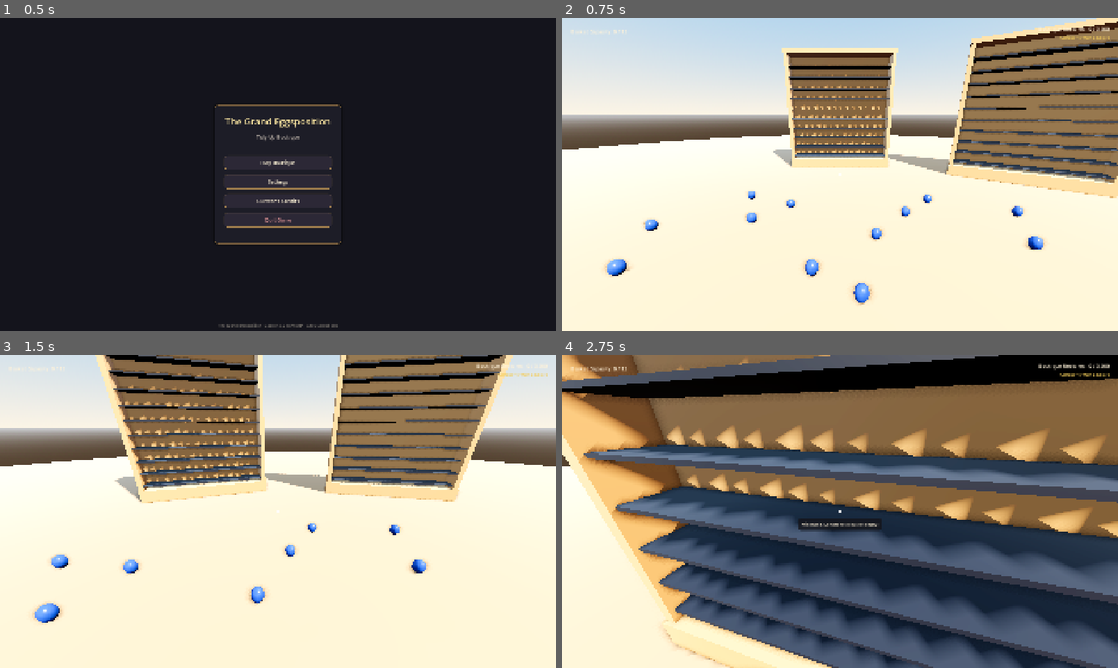
Above: before the commit, frames 1-4 (two rows, left to right).
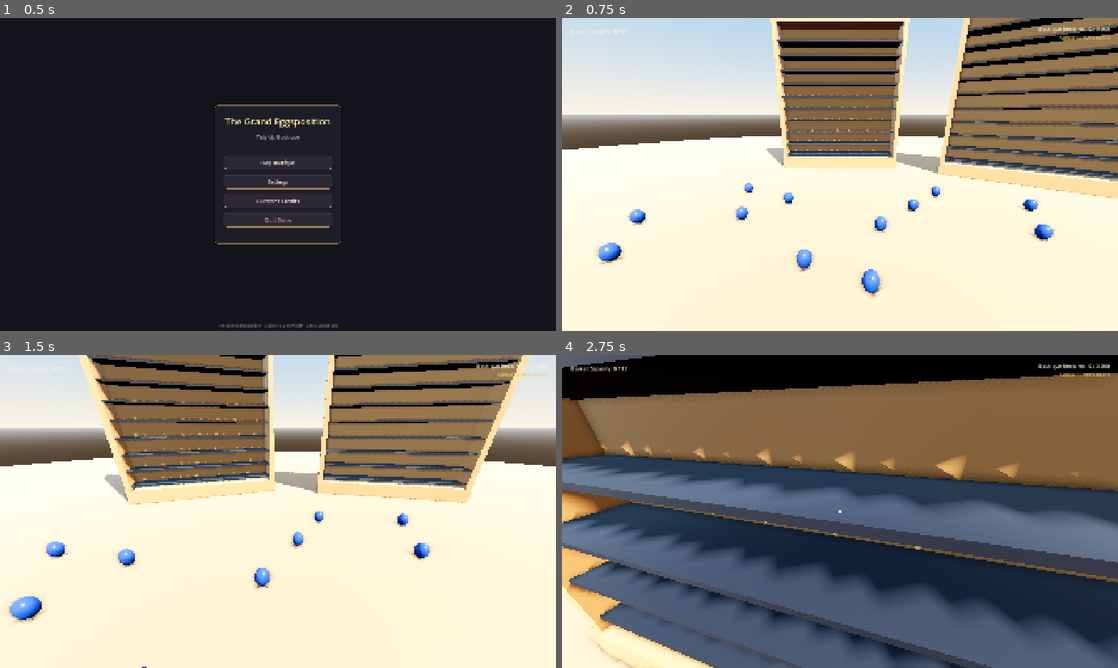
Above: after the commit, the same moments.

Repository: JS-Marinn/the-grand-eggsposition
Game: Godot game, scene res://scenes/ui/main_menu.tscn
The game is run twice, just before and just after one commit, with the same random seed, the same clock (stepped at 60 frames per second) and the same inputs.
Inputs (mouse positions are in pixels of both pictures, inside the frame that each line leads up to):
- Up to frame 1 (0.5 s): no input
- Up to frame 2 (0.75 s): click "Play Boutique" at 0.5 s
- Up to frame 3 (1.5 s): tap Enter at 1.25 s; move the mouse to (305, 511) at 1.27 s; press the mouse at (305, 511) at 1.28 s; hold W (move_forward) from 1.28 s (still down)
- Up to frame 4 (2.75 s): keep holding W (move_forward); move the mouse to (812, 511) at 2.02 s; release the mouse at (812, 511) at 2.03 s; tap Q (resonance_chime) at 2.1 s

Frame 1 is identical in both runs. In frame 2, 20% of the frame differs, in the area x 6-100%, y 0-92%; in frame 3, 20%; in frame 4, 60%, in the area x 0-100%, y 0-100%.

Commit message:
feat(physics): scale eggs to maximum record ostrich size (17cm x 22cm, 2.6kg) and expand vitrines to 3.54m x 4.02m

Diff:
--- a/scenes/atrium/showcase_unit.tscn
+++ b/scenes/atrium/showcase_unit.tscn
@@ -8,48 +8,48 @@
 
 [sub_resource type="BoxMesh" id="BoxMesh_back"]
 material = SubResource("StandardMaterial3D_oak")
-size = Vector3(3.04, 2.92, 0.05)
+size = Vector3(3.50, 3.58, 0.06)
 
 [sub_resource type="BoxMesh" id="BoxMesh_pillar"]
 material = SubResource("StandardMaterial3D_oak")
-size = Vector3(0.10, 2.92, 0.44)
+size = Vector3(0.12, 3.58, 0.52)
 
 [sub_resource type="BoxMesh" id="BoxMesh_plinth"]
 material = SubResource("StandardMaterial3D_oak")
-size = Vector3(3.08, 0.28, 0.50)
+size = Vector3(3.54, 0.32, 0.58)
 
 [sub_resource type="BoxMesh" id="BoxMesh_crown"]
 material = SubResource("StandardMaterial3D_oak")
-size = Vector3(3.08, 0.10, 0.48)
+size = Vector3(3.54, 0.12, 0.56)
 
 [sub_resource type="BoxShape3D" id="BoxShape3D_interaction"]
-size = Vector3(3.3, 3.3, 1.1)
+size = Vector3(3.8, 4.0, 1.3)
 
 [node name="ShowcaseUnit" type="Node3D"]
 script = ExtResource("1_showcase_script")
 
 [node name="BackPanel" type="MeshInstance3D" parent="."]
-transform = Transform3D(1, 0, 0, 0, 1, 0, 0, 0, 1, 0, 1.74, -0.20)
+transform = Transform3D(1, 0, 0, 0, 1, 0, 0, 0, 1, 0, 2.11, -0.24)
 mesh = SubResource("BoxMesh_back")
 
 [node name="PillarLeft" type="MeshInstance3D" parent="."]
-transform = Transform3D(1, 0, 0, 0, 1, 0, 0, 0, 1, -1.48, 1.74, 0)
+transform = Transform3D(1, 0, 0, 0, 1, 0, 0, 0, 1, -1.71, 2.11, 0)
 mesh = SubResource("BoxMesh_pillar")
 
 [node name="PillarRight" type="MeshInstance3D" parent="."]
-transform = Transform3D(1, 0, 0, 0, 1, 0, 0, 0, 1, 1.48, 1.74, 0)
+transform = Transform3D(1, 0, 0, 0, 1, 0, 0, 0, 1, 1.71, 2.11, 0)
 mesh = SubResource("BoxMesh_pillar")
 
 [node name="PlinthBase" type="MeshInstance3D" parent="."]
-transform = Transform3D(1, 0, 0, 0, 1, 0, 0, 0, 1, 0, 0.14, 0)
+transform = Transform3D(1, 0, 0, 0, 1, 0, 0, 0, 1, 0, 0.16, 0)
 mesh = SubResource("BoxMesh_plinth")
 
 [node name="CrownTop" type="MeshInstance3D" parent="."]
-transform = Transform3D(1, 0, 0, 0, 1, 0, 0, 0, 1, 0, 3.25, 0)
+transform = Transform3D(1, 0, 0, 0, 1, 0, 0, 0, 1, 0, 3.96, 0)
 mesh = SubResource("BoxMesh_crown")
 
 [node name="InteractionArea" type="Area3D" parent="."]
-transform = Transform3D(1, 0, 0, 0, 1, 0, 0, 0, 1, 0, 1.65, 0)
+transform = Transform3D(1, 0, 0, 0, 1, 0, 0, 0, 1, 0, 2.05, 0)
 collision_layer = 1
 collision_mask = 2
 
--- a/scenes/main/game.tscn
+++ b/scenes/main/game.tscn
@@ -76,40 +76,40 @@
 [node name="EggsOnFloor" type="Node3D" parent="."]
 
 [node name="Egg_Lapis_01" parent="EggsOnFloor" instance=ExtResource("4_egg_scene")]
-transform = Transform3D(1, 0, 0, 0, 1, 0, 0, 0, 1, -1.4, 0.25, -2.6)
+transform = Transform3D(1, 0, 0, 0, 1, 0, 0, 0, 1, -1.6, 0.28, -2.7)
 
 [node name="Egg_Lapis_02" parent="EggsOnFloor" instance=ExtResource("4_egg_scene")]
-transform = Transform3D(1, 0, 0, 0, 1, 0, 0, 0, 1, -0.9, 0.25, -3.1)
+transform = Transform3D(1, 0, 0, 0, 1, 0, 0, 0, 1, -1.0, 0.28, -3.3)
 
 [node name="Egg_Lapis_03" parent="EggsOnFloor" instance=ExtResource("4_egg_scene")]
-transform = Transform3D(1, 0, 0, 0, 1, 0, 0, 0, 1, -1.8, 0.25, -3.5)
+transform = Transform3D(1, 0, 0, 0, 1, 0, 0, 0, 1, -2.0, 0.28, -3.8)
 
 [node name="Egg_Lapis_04" parent="EggsOnFloor" instance=ExtResource("4_egg_scene")]
-transform = Transform3D(1, 0, 0, 0, 1, 0, 0, 0, 1, 0.5, 0.25, -2.2)
+transform = Transform3D(1, 0, 0, 0, 1, 0, 0, 0, 1, 0.6, 0.28, -2.4)
 
 [node name="Egg_Lapis_05" parent="EggsOnFloor" instance=ExtResource("4_egg_scene")]
-transform = Transform3D(1, 0, 0, 0, 1, 0, 0, 0, 1, 1.1, 0.25, -2.8)
+transform = Transform3D(1, 0, 0, 0, 1, 0, 0, 0, 1, 1.3, 0.28, -3.0)
 
 [node name="Egg_Lapis_06" parent="EggsOnFloor" instance=ExtResource("4_egg_scene")]
-transform = Transform3D(1, 0, 0, 0, 1, 0, 0, 0, 1, 1.7, 0.25, -3.3)
+transform = Transform3D(1, 0, 0, 0, 1, 0, 0, 0, 1, 2.0, 0.28, -3.6)
 
 [node name="Egg_Lapis_07" parent="EggsOnFloor" instance=ExtResource("4_egg_scene")]
-transform = Transform3D(1, 0, 0, 0, 1, 0, 0, 0, 1, -2.4, 0.25, -1.6)
+transform = Transform3D(1, 0, 0, 0, 1, 0, 0, 0, 1, -2.7, 0.28, -1.8)
 
 [node name="Egg_Lapis_08" parent="EggsOnFloor" instance=ExtResource("4_egg_scene")]
-transform = Transform3D(1, 0, 0, 0, 1, 0, 0, 0, 1, -2.8, 0.25, -2.4)
+transform = Transform3D(1, 0, 0, 0, 1, 0, 0, 0, 1, -3.2, 0.28, -2.6)
 
 [node name="Egg_Lapis_09" parent="EggsOnFloor" instance=ExtResource("4_egg_scene")]
-transform = Transform3D(1, 0, 0, 0, 1, 0, 0, 0, 1, 2.5, 0.25, -2.0)
+transform = Transform3D(1, 0, 0, 0, 1, 0, 0, 0, 1, 2.8, 0.28, -2.2)
 
 [node name="Egg_Lapis_10" parent="EggsOnFloor" instance=ExtResource("4_egg_scene")]
-transform = Transform3D(1, 0, 0, 0, 1, 0, 0, 0, 1, 3.0, 0.25, -2.8)
+transform = Transform3D(1, 0, 0, 0, 1, 0, 0, 0, 1, 3.4, 0.28, -3.0)
 
 [node name="Egg_Lapis_11" parent="EggsOnFloor" instance=ExtResource("4_egg_scene")]
-transform = Transform3D(1, 0, 0, 0, 1, 0, 0, 0, 1, -0.3, 0.25, -1.6)
+transform = Transform3D(1, 0, 0, 0, 1, 0, 0, 0, 1, -0.4, 0.28, -1.7)
 
 [node name="Egg_Lapis_12" parent="EggsOnFloor" instance=ExtResource("4_egg_scene")]
-transform = Transform3D(1, 0, 0, 0, 1, 0, 0, 0, 1, 0.2, 0.25, -1.3)
+transform = Transform3D(1, 0, 0, 0, 1, 0, 0, 0, 1, 0.3, 0.28, -1.4)
 
 [node name="CanvasLayer" type="CanvasLayer" parent="."]
 
--- a/scenes/props/egg_actor.tscn
+++ b/scenes/props/egg_actor.tscn
@@ -8,17 +8,17 @@
 
 [sub_resource type="SphereMesh" id="SphereMesh_egg"]
 material = SubResource("StandardMaterial3D_egg")
-radius = 0.07
-height = 0.18
+radius = 0.085
+height = 0.22
 
 [sub_resource type="CapsuleShape3D" id="CapsuleShape3D_egg"]
-radius = 0.07
-height = 0.18
+radius = 0.085
+height = 0.22
 
 [node name="EggActor" type="RigidBody3D"]
 collision_layer = 1
 collision_mask = 3
-mass = 1.4
+mass = 2.6
 script = ExtResource("1_egg_script")
 
 [node name="MeshInstance3D" type="MeshInstance3D" parent="."]
--- a/scripts/environment/egg_actor.gd
+++ b/scripts/environment/egg_actor.gd
@@ -22,15 +22,15 @@
 	can_sleep = true
 	linear_damp = 2.0
 	angular_damp = 3.0
-	mass = 1.4 # Authentic ostrich egg weight (~1.4 kg)
+	mass = 2.6 # Record maximum ostrich egg weight (~2.6 kg)
 
 	# Reuse existing mesh instance or create procedural egg-shaped mesh
 	mesh_instance = get_node_or_null("MeshInstance3D")
 	if not mesh_instance:
 		mesh_instance = MeshInstance3D.new()
 		var sphere: SphereMesh = SphereMesh.new()
-		sphere.radius = 0.07 # 14 cm diameter
-		sphere.height = 0.18 # 18 cm height
+		sphere.radius = 0.085 # 17 cm diameter
+		sphere.height = 0.22 # 22 cm height
 		mesh_instance.mesh = sphere
 		add_child(mesh_instance)
 
@@ -49,8 +49,8 @@
 	if not collision_shape:
 		collision_shape = CollisionShape3D.new()
 		var capsule: CapsuleShape3D = CapsuleShape3D.new()
-		capsule.radius = 0.07
-		capsule.height = 0.18
+		capsule.radius = 0.085
+		capsule.height = 0.22
 		collision_shape.shape = capsule
 		add_child(collision_shape)
 
--- a/scripts/environment/showcase_unit.gd
+++ b/scripts/environment/showcase_unit.gd
@@ -34,7 +34,7 @@
 		add_child(shelves_container)
 
 		var shelf_mesh: BoxMesh = BoxMesh.new()
-		shelf_mesh.size = Vector3(2.86, 0.025, 0.38)
+		shelf_mesh.size = Vector3(3.30, 0.03, 0.46)
 
 		var velvet_mat: StandardMaterial3D = StandardMaterial3D.new()
 		velvet_mat.albedo_color = Color(0.12, 0.13, 0.18, 1.0) # Midnight navy velvet
@@ -44,7 +44,7 @@
 		for d in range(DOZENS_COUNT):
 			var mi: MeshInstance3D = MeshInstance3D.new()
 			mi.mesh = shelf_mesh
-			mi.position = Vector3(0, 0.38 + float(d) * 0.28, 0.0)
+			mi.position = Vector3(0, 0.42 + float(d) * 0.34, 0.0)
 			shelves_container.add_child(mi)
 
 func _setup_multimesh() -> void:
@@ -58,10 +58,10 @@
 		multimesh.instance_count = TOTAL_CAPACITY
 		multimesh.visible_instance_count = 0
 
-		# Ostrich egg mesh (~18 cm height, 14 cm diameter)
+		# Maximum record ostrich egg mesh (~22 cm height, 17 cm diameter)
 		var sphere: SphereMesh = SphereMesh.new()
-		sphere.radius = 0.07
-		sphere.height = 0.18
+		sphere.radius = 0.085
+		sphere.height = 0.22
 
 		var egg_mat: StandardMaterial3D = StandardMaterial3D.new()
 		egg_mat.vertex_color_use_as_albedo = true
@@ -79,9 +79,9 @@
 		interaction_area = Area3D.new()
 		var col: CollisionShape3D = CollisionShape3D.new()
 		var box: BoxShape3D = BoxShape3D.new()
-		box.size = Vector3(3.3, 3.3, 1.1) # Bounding box of the enlarged showcase
+		box.size = Vector3(3.8, 4.0, 1.3) # Bounding box of the maximum vitrine
 		col.shape = box
-		col.position = Vector3(0, 1.65, 0)
+		col.position = Vector3(0, 2.05, 0)
 		interaction_area.add_child(col)
 		add_child(interaction_area)
 	interaction_area.set_meta("showcase_unit", self)
@@ -118,8 +118,8 @@
 		var egg_col: Color = egg_info.albedo_color if egg_info else Color(0.15, 0.35, 0.75)
 
 		for s in range(count):
-			var shelf_y: float = 0.48 + float(d - 1) * 0.28
-			var slot_x: float = -1.21 + float(s) * 0.22
+			var shelf_y: float = 0.545 + float(d - 1) * 0.34
+			var slot_x: float = -1.43 + float(s) * 0.26
 			var egg_transform: Transform3D = Transform3D(Basis(), Vector3(slot_x, shelf_y, 0.02))
 			mm.set_instance_transform(placed_idx, egg_transform)
 			mm.set_instance_color(placed_idx, egg_col)
